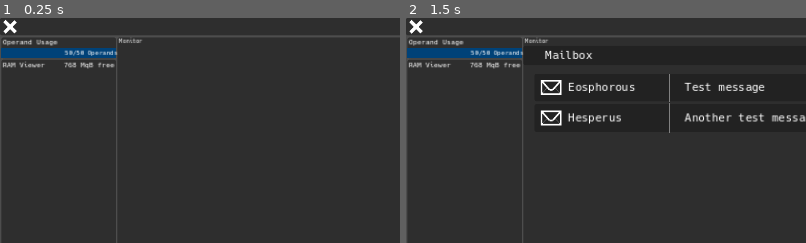
Above: before the commit, frames 1-2 (left to right).
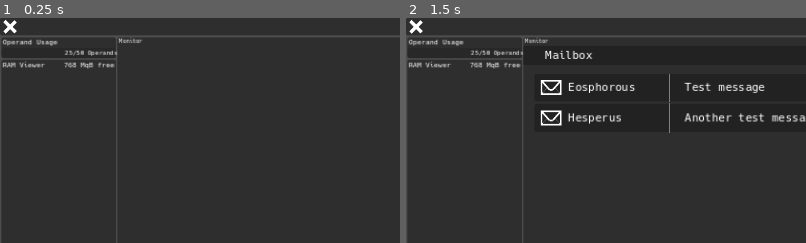
Above: after the commit, the same moments.

Repository: pivinx1/canon
Game: Godot game, scene res://scenes/game.tscn
The game is run twice, just before and just after one commit, with the same random seed, the same clock (stepped at 60 frames per second) and the same inputs. This scene is started directly instead of the project's main scene.
Inputs (mouse positions are % of the whole screen's width and height, from its top left):
- Up to frame 1 (0.25 s): no input
- Up to frame 2 (1.5 s): click (89, 55) at 0.52 s; type "Alex" at 0.6 s; click (98, 2) at 1.25 s
The pictures show only the part of the screen within x 0-50%, y 0-50%; the shares and areas given below are measured in that part.

The runs differ from the first frame. In frame 1, 1.3% of the frame differs, in the area x 0-29%, y 13-18%; in frame 2, 1.3%.

Commit message:
file reader

Diff:
--- a/MonitorView.gd
+++ b/MonitorView.gd
@@ -36,12 +36,22 @@
 	viewport.add_child(connectionInstance)
 	connectionInstance.connect("openFsWindow", _on_open_fs_window)
 
+func _on_open_file_reader(fname: String, fcontent: String):
+	clearViewport()
+	var packedReader: PackedScene = preload("res://prefab/fileReader.tscn")
+	var readerInstance: Node = packedReader.instantiate()
+	viewport.add_child(readerInstance)
+	readerInstance.connect("exit", _on_open_fs_window)
+	readerInstance.get_child(0).set_text(fname)
+	readerInstance.get_child(1).get_child(0).get_child(0).set_text(fcontent)
+
 func _on_open_fs_window():
 	clearViewport()
 	var packedFsViewer: PackedScene = preload("res://prefab/filesystem.tscn")
 	var fsViewerInstance: Node = packedFsViewer.instantiate()
 	viewport.add_child(fsViewerInstance)
 	fsViewerInstance.connect("back", _on_connection_view_pressed)
+	fsViewerInstance.connect("openFileReader", _on_open_file_reader)
 
 func clearViewport():
 	var children: Array[Node] = viewport.get_children()
--- a/autoLoads/playerData.gd
+++ b/autoLoads/playerData.gd
@@ -11,7 +11,7 @@
 
 var playerStats: Dictionary = {
 	"operandPool": 50,
-	"operandUsage": 50,
+	"operandUsage": 25,
 	"ramPool": 768,	#	1 MqB
 	"ramUsage": 0
 }
@@ -31,7 +31,7 @@
 	"sbin": {
 		"ctOS_4.6.1_R2_SCALE.elf.gz": files["ctos_sanctifier"]["content"],
 		"networkd": {
-			"netdrv.sys": files["sanctifier_netdrv"],
+			"netdrv.sys": files["sanctifier_netdrv"]["content"],
 			"eno0.cfg": "hwaddr: %s\ndriver: virtio-net"
 		}
 	}
--- /dev/null
+++ b/prefab/fileReader.tscn
@@ -0,0 +1,58 @@
+[gd_scene load_steps=3 format=3 uid="uid://bpxmyee0cee5l"]
+
+[ext_resource type="Theme" uid="uid://yihqjdsgadyv" path="res://theme.tres" id="1_l7yoa"]
+[ext_resource type="Script" path="res://scripts/filesystem/filereader.gd" id="2_ekcpd"]
+
+[node name="FileReader" type="Control"]
+layout_mode = 3
+anchors_preset = 15
+anchor_right = 1.0
+anchor_bottom = 1.0
+offset_right = -415.0
+offset_bottom = -214.0
+grow_horizontal = 2
+grow_vertical = 2
+theme = ExtResource("1_l7yoa")
+script = ExtResource("2_ekcpd")
+
+[node name="Filename" type="Label" parent="."]
+layout_mode = 0
+offset_left = 51.0
+offset_top = 5.0
+offset_right = 485.0
+offset_bottom = 28.0
+text = "FILENAME"
+vertical_alignment = 1
+
+[node name="Panel" type="Panel" parent="."]
+layout_mode = 0
+offset_left = 9.0
+offset_top = 32.0
+offset_right = 724.0
+offset_bottom = 426.0
+
+[node name="ScrollContainer" type="ScrollContainer" parent="Panel"]
+layout_mode = 0
+offset_left = 6.0
+offset_top = 6.0
+offset_right = 711.0
+offset_bottom = 390.0
+horizontal_scroll_mode = 0
+
+[node name="FileContent" type="Label" parent="Panel/ScrollContainer"]
+custom_minimum_size = Vector2(705, 0)
+layout_mode = 2
+text = "FILECONTENT"
+autowrap_mode = 2
+
+[node name="Button" type="Button" parent="."]
+layout_mode = 0
+offset_left = 9.0
+offset_top = 5.0
+offset_right = 30.0
+offset_bottom = 28.0
+theme_override_font_sizes/font_size = 12
+text = "<"
+clip_text = true
+
+[connection signal="pressed" from="Button" to="." method="_on_button_pressed"]
--- a/prefab/filesystem.tscn
+++ b/prefab/filesystem.tscn
@@ -41,4 +41,5 @@
 offset_bottom = 48.0
 text = "<"
 
+[connection signal="item_mouse_selected" from="FSTree" to="." method="_on_fs_tree_item_mouse_selected"]
 [connection signal="pressed" from="Back" to="." method="_on_back_pressed"]
--- a/scripts/OperandUsage.gd
+++ b/scripts/OperandUsage.gd
@@ -9,10 +9,7 @@
 	var operandPool: int = playerdata.playerStats["operandPool"]
 	var operandUsage: int = playerdata.playerStats["operandUsage"]
 	var percentageEx: int = ex.parse("(x / y) * 100", ["x", "y"])
-	print(percentageEx)
 	var percentage = ex.execute([operandUsage, operandPool])
-	print(percentage)
 
-	progressbar.value = percentage
-	print(progressbar.value)
+	progressbar.value = ceil(percentage)
 	usageLabel.set_text("{usage}/{pool} Operands".format({"usage": str(operandUsage), "pool": str(operandPool)}))
--- /dev/null
+++ b/scripts/filesystem/filereader.gd
@@ -0,0 +1,10 @@
+extends Control
+
+signal exit
+
+@onready var content: Label = $Panel/ScrollContainer/FileContent
+@onready var header: Label = $Filename
+
+
+func _on_button_pressed():
+	exit.emit()
--- a/scripts/filesystem/filesystem.gd
+++ b/scripts/filesystem/filesystem.gd
@@ -1,6 +1,7 @@
 extends Control
 
 signal back
+signal openFileReader(fname: String, fcontent: String)
 
 @onready var tree: Tree = $FSTree
 @onready var label: Label = $Label
@@ -34,6 +35,29 @@
 		else:
 			item.set_metadata(0, value)  # Optional: store the value in metadata for future use
 
+func findItem(tree: Tree, fs: Dictionary, item: String):
+	for key in fs.keys():
+		print("Key: " + key)
+		var value = fs[key]
+		print("Found value: " + str(value))
+		if key == item:
+			print("Found item")
+			print(value)
+			return fs[key]
+		elif typeof(value) == TYPE_DICTIONARY:
+			print("Advancing to folder " + key + "\n")
+			var result = findItem(tree, value, item)
+			if result!= null:
+				return result
+		else:
+			print("Continuing search\n")
+	return null
 
 func _on_back_pressed():
 	back.emit()
+
+
+func _on_fs_tree_item_mouse_selected(position, mouse_button_index):
+	var item = tree.get_item_at_position(position)
+	var fname = item.get_text(0)
+	openFileReader.emit(fname ,findItem(tree, connectionFs, fname))
Not shown, added: scenes/gam26F.tmp
